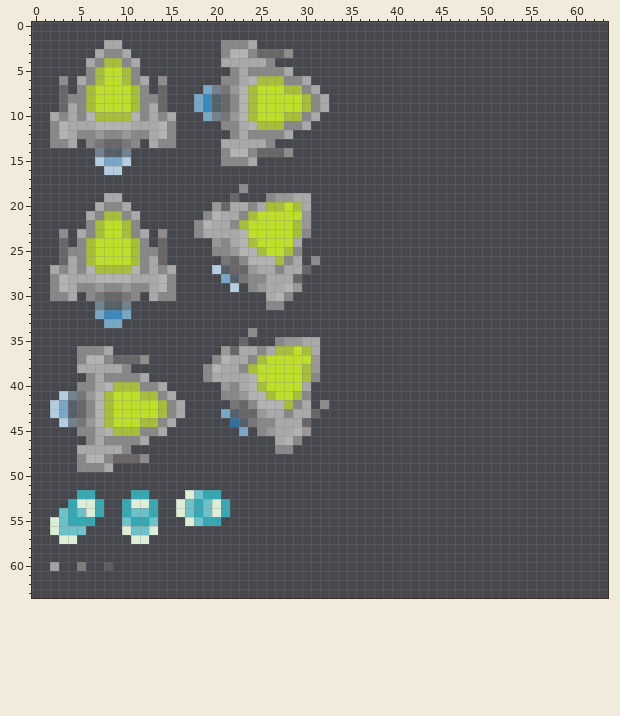
One commit to this pixel-art sprite: assets/sprites.png. Above, as it was before the edit.
The file is 64x64 pixels. Pixels under 10% opacity are left out. Colours within 5 levels of each other are drawn and written as one.
And afterwards:
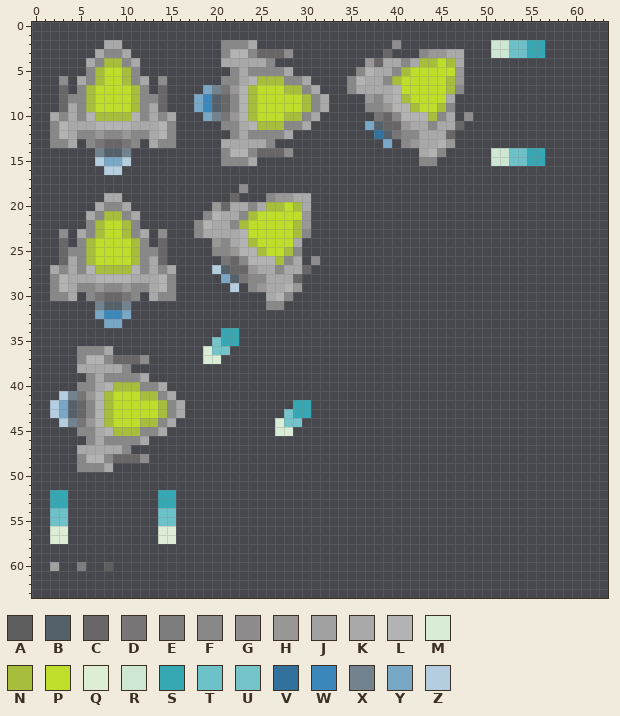
Palette (. is transparent): A #5d5d5d  B #54616a  C #686666  D #777575  E #7d7d7d  F #888888  G #8e8c8c  H #9a9797  J #a1a1a1  K #a9a9a9  L #b3b3b3  M #d8ecd6  N #a6be3b  P #bede2c  Q #deeed6  R #cde7d3  S #36a8b3  T #6dc2ca  U #74c4ca  V #32719b  W #3c88ba  X #72838f  Y #79a8c7  Z #b4cee0
The exact change:
y 2: x 40 . -> G; x 51..56 ...... -> RRTTSS
y 3: x 39 . -> C; x 43..47 ..... -> FHHKK; x 51..56 ...... -> RRTTSS
y 4: x 37..47 ........... -> HCKKFKNNPNK
y 5: x 36..47 ............ -> FLKKFNPPPPPH
y 6: x 35..47 ............. -> FLKKFNPPPPPNH
y 7: x 35..47 ............. -> FKKKKLPPPPPNF
y 8: x 37..46 .......... -> HFKLNPPPPK
y 9: x 37..46 .......... -> FFHLLNPPNF
y 10: x 38..46 ......... -> DCFLLLNFK; x 48 . -> G
y 11: x 37..47 ........... -> YBCCHKKFKKC
y 12: x 38..46 ......... -> VBDFFKKKC
y 13: x 39 . -> Y; x 41..46 ...... -> FHKKLH
y 14: x 43..45 ... -> KLF; x 51..56 ...... -> RRTTSS
y 15: x 43..44 .. -> FF; x 51..56 ...... -> RRTTSS
y 34: x 21..22 .. -> SS; x 24 G -> .
y 35: x 20..23 ...C -> USS.; x 27..31 FHHKK -> .....
y 36: x 19..31 ..HCKKFKNNPNK -> MUU..........
y 37: x 19..31 .FLKKFNPPPPPH -> MM...........
y 38: x 19..31 FLKKFNPPPPPNH -> .............
y 39: x 19..31 FKKKKLPPPPPNF -> .............
y 40: x 21..30 HFKLNPPPPK -> ..........
y 41: x 21..30 FFHLLNPPNF -> ..........
y 42: x 22..30 DCFLLLNFK -> .......SS; x 32 G -> .
y 43: x 21..31 YBCCHKKFKKC -> .......USS.
y 44: x 22..30 VBDFFKKKC -> .....MUU.
y 45: x 23 Y -> .; x 25..30 FHKKLH -> ..MM..
y 46: x 27..29 KLF -> ...
y 47: x 27..28 FF -> ..
y 52: x 2..3 .. -> SS; x 5..6 SS -> ..; x 11..12 SS -> ..; x 14..15 .. -> SS; x 17..20 QTSS -> ....
y 53: x 2..7 ..SQQS -> SS....; x 10..21 SQQS..QTSTQS -> ....SS......
y 54: x 2 . -> T; x 4..7 STQS -> ....; x 10..21 STTS..QTSTQS -> ....TT......
y 55: x 2 Q -> T; x 4..6 SSS -> ...; x 10..15 TSST.. -> ....TT; x 17..20 QTSS -> ....
y 56: x 3..5 TTT -> Q..; x 10..15 QTTQ.. -> ....QQ
y 57: x 2 . -> Q; x 4 Q -> .; x 11..12 QQ -> ..; x 14..15 .. -> QQ
